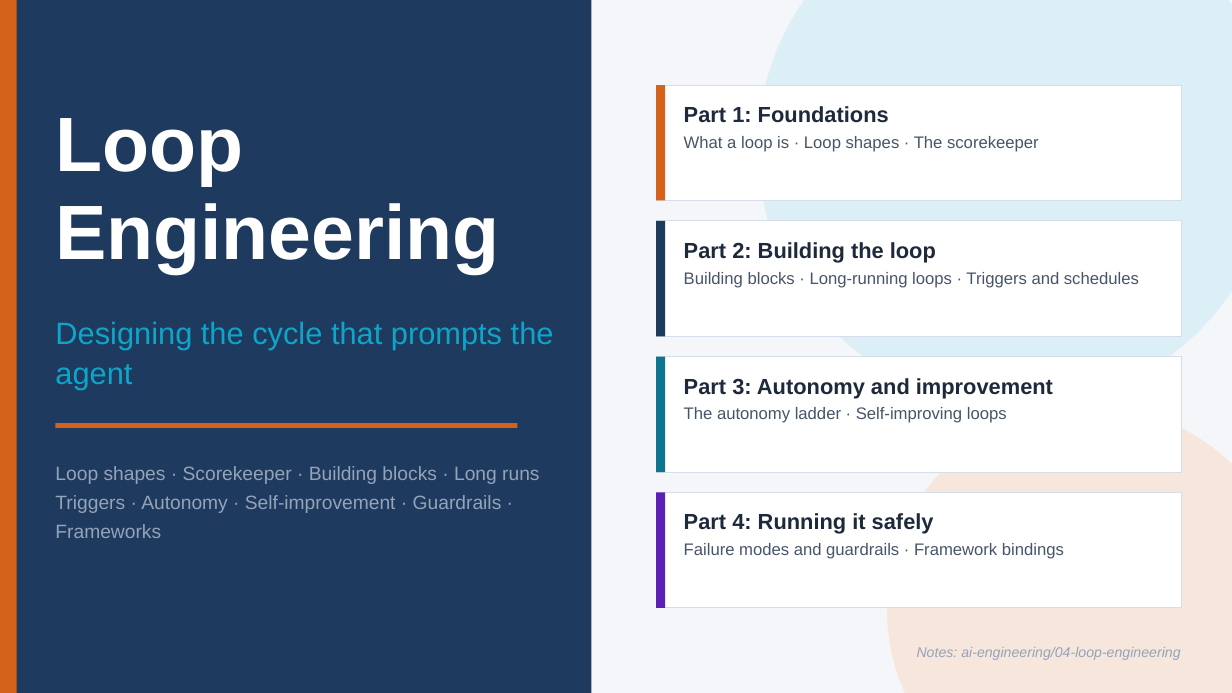
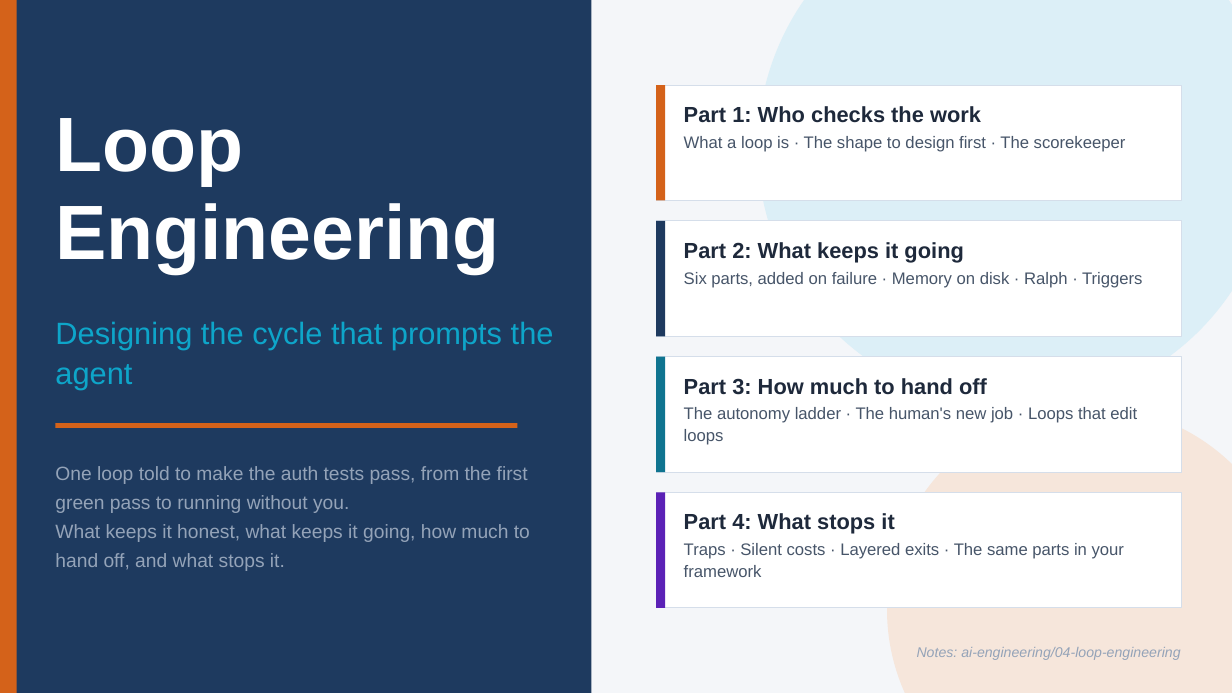
Before and after one commit to ramseywise/learn-ai-engineering, a slide deck: slide 1 of ai-engineering/04-loop-engineering/slides/loop-engineering.pptx. Drawn at 1232x693 pixels with LibreOffice and Linux fonts; fonts in the diff are those of the drawing. Boxes give left, top, right and bottom in pixels: in the first picture for what was removed or moved away, otherwise in the second. Text is boxed around its words. In the diff, an @@ line names an element or a change of style, - is before the commit and + after.

```diff
--- a/ai-engineering/04-loop-engineering/slides/loop-engineering.pptx
+++ b/ai-engineering/04-loop-engineering/slides/loop-engineering.pptx
@@ text at [684, 106, 981, 123]: text changed @@
-Part 1: Foundations
+Part 1: Who checks the work
@@ text at [684, 136, 1126, 152]: text changed @@
-What a loop is · Loop shapes · The scorekeeper
+What a loop is · The shape to design first · The scorekeeper
@@ text at [684, 242, 963, 262]: text changed @@
-Part 2: Building the loop
+Part 2: What keeps it going
@@ text at [684, 272, 1142, 288]: text changed @@
-Building blocks · Long-running loops · Triggers and schedules
+Six parts, added on failure · Memory on disk · Ralph · Triggers
@@ text at [684, 378, 987, 395]: text changed @@
-Part 3: Autonomy and improvement
+Part 3: How much to hand off
@@ text at [684, 407, 1137, 445]: text changed @@
-The autonomy ladder · Self-improving loops
+The autonomy ladder · The human's new job · Loops that edit loops
@@ text at [55, 466, 530, 571]: text changed @@
-Loop shapes · Scorekeeper · Building blocks · Long runs
-Triggers · Autonomy · Self-improvement · Guardrails · Frameworks
+One loop told to make the auth tests pass, from the first green pass to running without you.
+What keeps it honest, what keeps it going, how much to hand off, and what stops it.
@@ text at [684, 513, 894, 534]: text changed @@
-Part 4: Running it safely
+Part 4: What stops it
@@ text at [684, 543, 1124, 577]: text changed @@
-Failure modes and guardrails · Framework bindings
+Traps · Silent costs · Layered exits · The same parts in your framework
```
Also in this commit, not shown: 33 other slides changed, 11 slides added, 12 slides removed, 52 other files.
